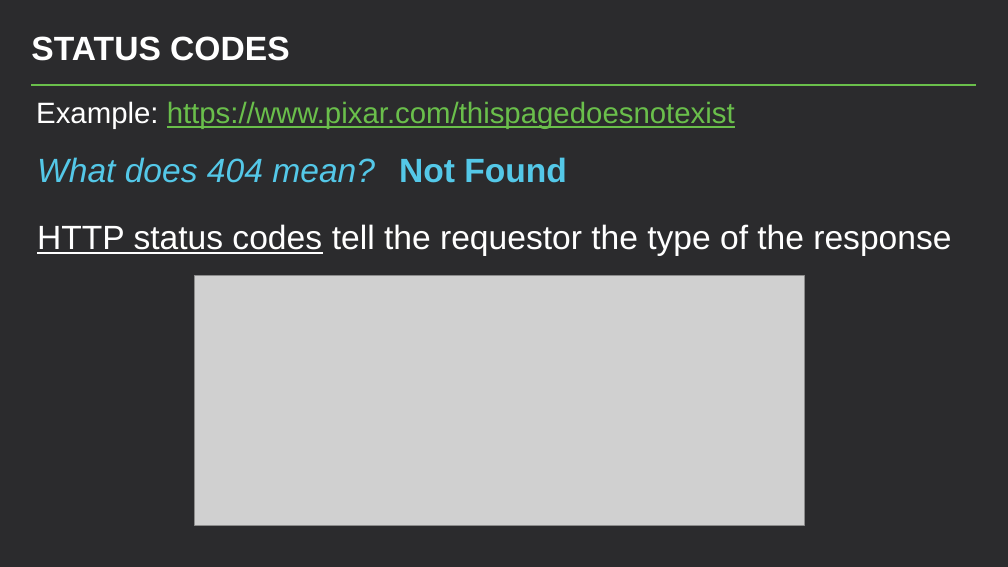
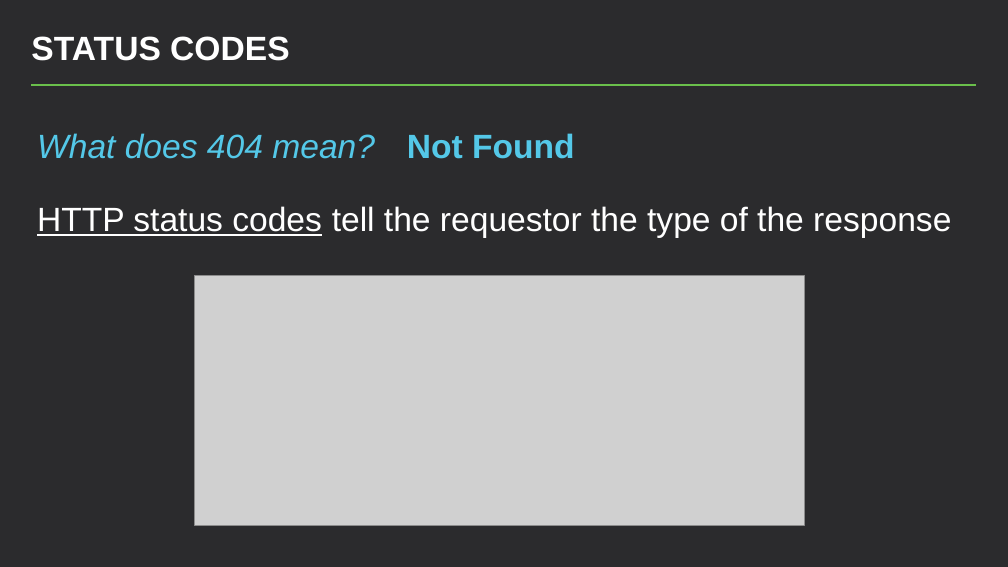
Before and after one commit to hytechclub/web-201, a slide deck: slide 14 of HttpOverview/HttpOverview.pptx (slide 13 before the commit). Drawn at 1008x567 pixels with LibreOffice and Linux fonts; fonts in the diff are those of the drawing; grey boxes stand for pictures. Boxes give left, top, right and bottom in pixels: in the first picture for what was removed or moved away, otherwise in the second. Text is boxed around its words. In the diff, an @@ line names an element or a change of style, - is before the commit and + after.

Commit message:
Update HTTP PowerPoint

```diff
--- a/HttpOverview/HttpOverview.pptx
+++ b/HttpOverview/HttpOverview.pptx
@@ text "What does 404 mean?" moved from (x1=37, y1=157, x2=375, y2=183) to (x1=37, y1=133, x2=375, y2=159) @@
@@ text removed at (x1=36, y1=101, x2=735, y2=129) @@
-Example: https://www.pixar.com/thispagedoesnotexist
@@ text "Not Found" moved from (x1=399, y1=157, x2=567, y2=183) to (x1=407, y1=133, x2=575, y2=159) @@
@@ text "HTTP status codes tell the ..." moved from (x1=37, y1=224, x2=951, y2=256) to (x1=37, y1=206, x2=951, y2=238) @@
```
Also in this commit, not shown: 1 slide added.
